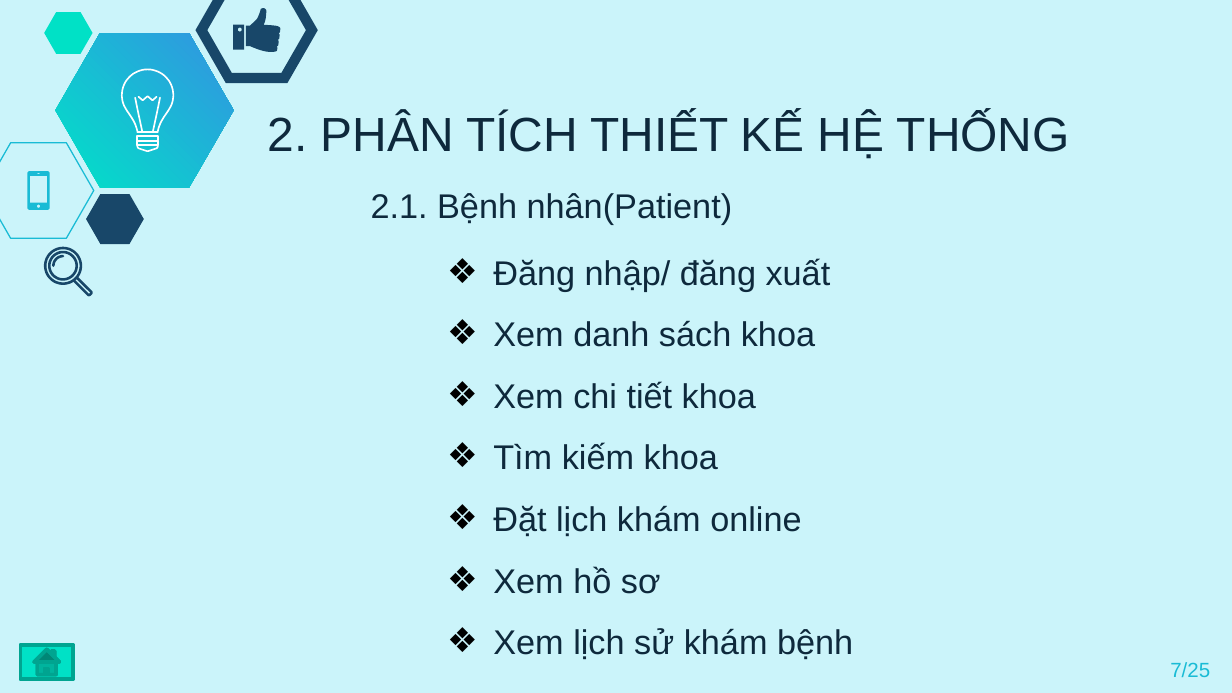
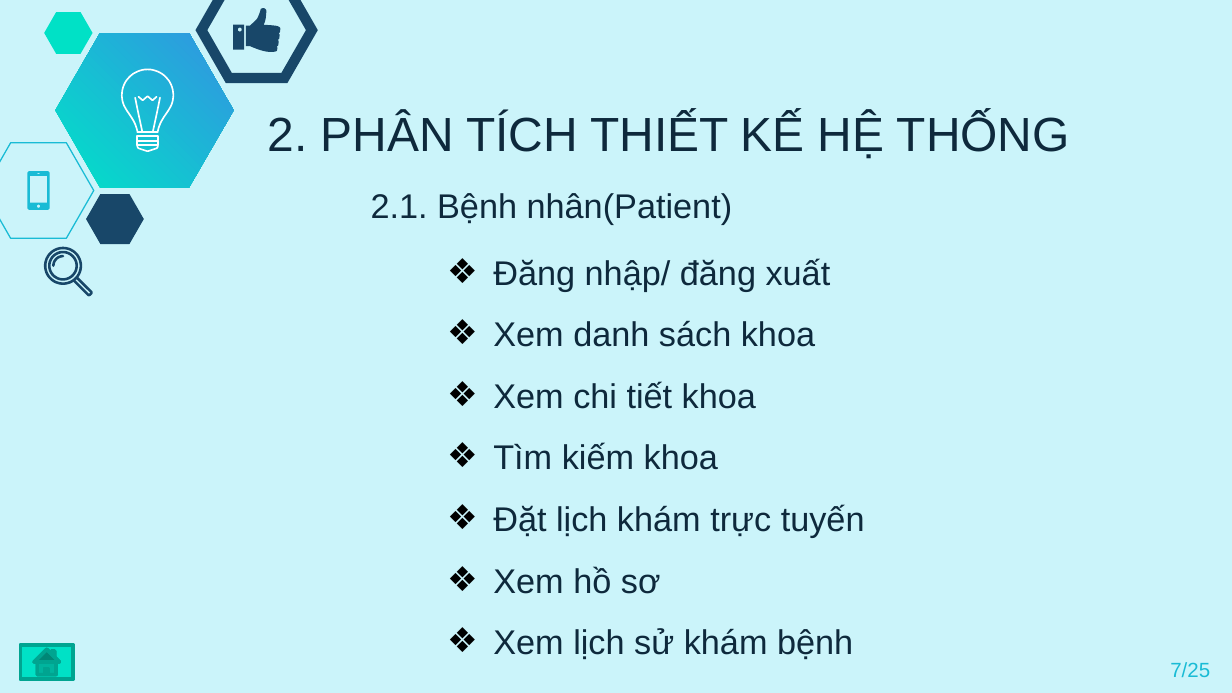
Before and after one commit to kuluong2000/doan-file, a slide deck: slide 7 of PP_BaoCaoDATN.pptx. Drawn at 1232x693 pixels with LibreOffice and Linux fonts; fonts in the diff are those of the drawing. Boxes give left, top, right and bottom in pixels: in the first picture for what was removed or moved away, otherwise in the second. Text is boxed around its words. In the diff, an @@ line names an element or a change of style, - is before the commit and + after.

```diff
--- a/PP_BaoCaoDATN.pptx
+++ b/PP_BaoCaoDATN.pptx
@@ text at box(493, 504, 865, 537): text changed @@
-❖ Đặt lịch khám online
+❖ Đặt lịch khám trực tuyến
```
Also in this commit, not shown: 8 other slides changed, 6 slides removed, 3 other files.
